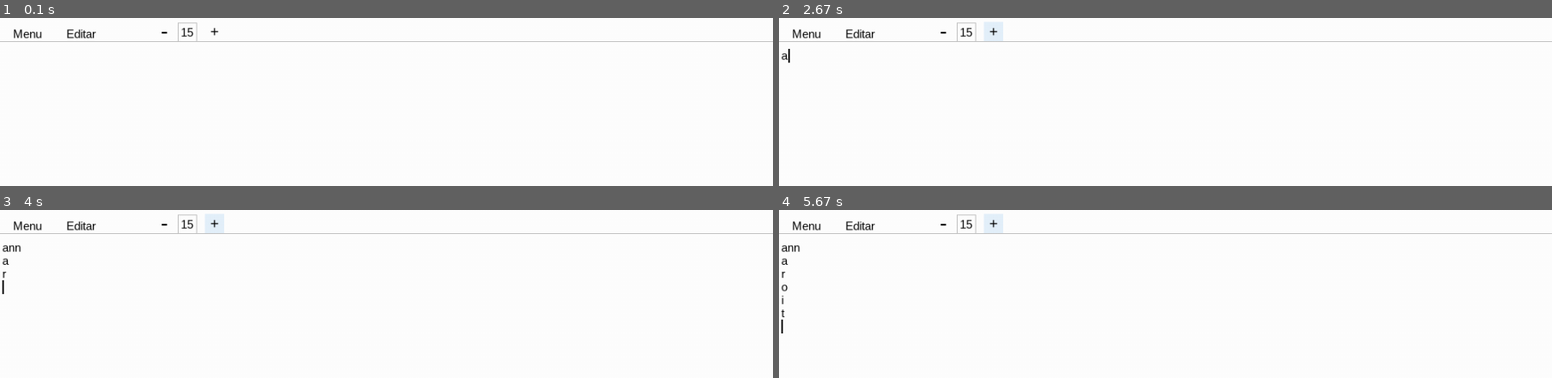
Above: before the commit, frames 1-4 (two rows, left to right).
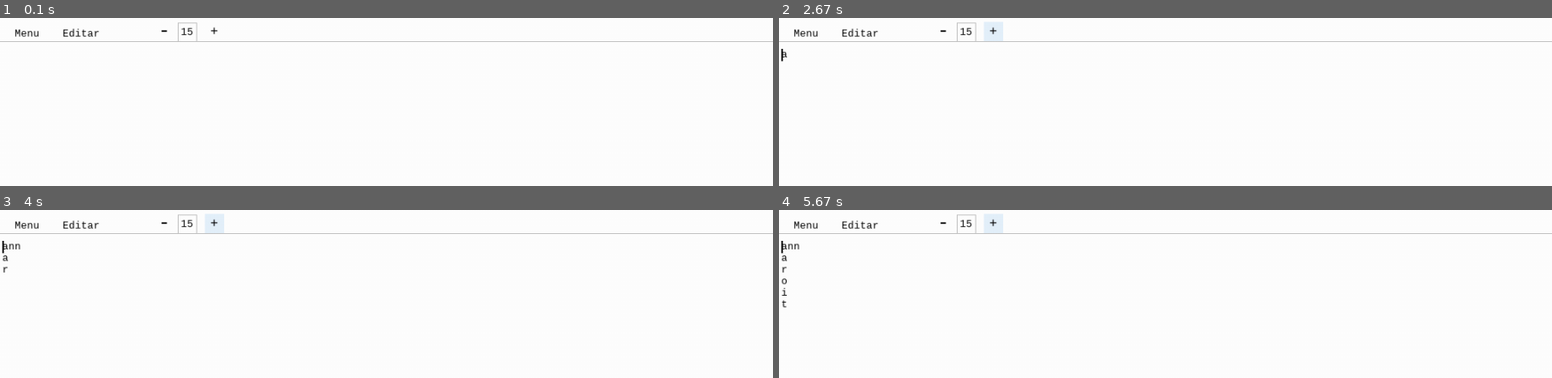
Above: after the commit, the same moments.

Repository: PedroGoulartbranco/Bloco-de-notas-pygame
Game: pygame game, started from main.py
Same seed, same stepped clock (60 frames per second), same inputs: the game is played once before the commit and once after it.
Inputs:
- Up to frame 1 (0.1 s): no input
- Up to frame 2 (2.67 s): hold Right 0.33-0.8 s; click "-" at 2.03 s; click "+" at 2.37 s; type "a" at 2.65 s
- Up to frame 3 (4 s): type "nn" at 2.75 s; tap Enter at 2.98, 3.35, 3.92 s; type "a" at 3.22 s; type "r" at 3.78 s
- Up to frame 4 (5.67 s): type "o" at 4.35 s; tap Enter at 4.48, 5.05, 5.62 s; type "i" at 4.92 s; type "t" at 5.48 s

The runs differ from the first frame. In frame 1, 0.4% of the frame differs, in the area x 1-29%, y 5-13%; in frame 2, 0.5%; in frame 3, 0.6%; in frame 4, 0.7%, in the area x 0-29%, y 5-74%.

Commit message:
fazendo o sistema de setas

Diff:
--- a/main.py
+++ b/main.py
@@ -23,10 +23,10 @@
 tamanho_fonte_texto = 15
 tamanho_fonte_aumentar_dominuir = 28
 
-fonte_menu = pygame.font.SysFont('arial', 15)
-fonte_texto = pygame.font.SysFont('arial', tamanho_fonte_texto)
-fonte_botao_menos_mais = pygame.font.SysFont('arial', tamanho_fonte_aumentar_dominuir)
-fonte_sinal_mais = pygame.font.SysFont('arial', 19) #O sinal de + é muito grande
+fonte_menu = pygame.font.SysFont('consolas', 15)
+fonte_texto = pygame.font.SysFont('consolas', tamanho_fonte_texto)
+fonte_botao_menos_mais = pygame.font.SysFont('consolas', tamanho_fonte_aumentar_dominuir)
+fonte_sinal_mais = pygame.font.SysFont('consolas', 19) #O sinal de + é muito grande
 
 linhas = [
     {"texto": ""}
@@ -47,6 +47,8 @@
 tempo_ultima_letra_modificada = 0
 tempo_botao_excluir_clicado = 0
 linha_vazia = False
+cursor_automatico = True
+numero_seta = 0
 
 tempo_que_letra_foi_solta = 0
 tempo_backspace_solto = 0
@@ -108,6 +110,18 @@
 
 def escrever(letra):
     linhas[linha_atual]["texto"] += letra
+
+def mexer_cursor(numero_seta, fonte, linha_atual, onde_digitar, y_distancia):
+    cima = 1073741906
+    baixo = 1073741905
+    direita = 1073741903
+    esquerda = 1073741904
+
+
+
+    if numero_seta == direita or numero_seta == esquerda:
+        cursor_y = y_distancia - fonte.get_height()
+        #cursor_x = (onde_digitar + largura_texto) -
 
 # loop principal
 rodando = True
@@ -132,6 +146,10 @@
                     letra = event.unicode
                 if event.key == pygame.K_BACKSPACE:
                     tempo_botao_excluir_clicado = pygame.time.get_ticks()
+                if event.key == pygame.K_UP or event.key == pygame.K_DOWN or event.key == pygame.K_LEFT or event.key == pygame.K_RIGHT:
+                    cursor_automatico = False
+                    numero_seta = event.key
+                    print(event.key)
                 #linhas[linha_atual]["texto"] += event.unicode
         if event.type == pygame.KEYUP:
             segurou = False
@@ -144,12 +162,12 @@
         if event.type == pygame.MOUSEBUTTONDOWN:
             if botao_texto_menos.collidepoint(posicao_mouse):
                 tamanho_fonte_texto -= 1
-                fonte_texto = pygame.font.SysFont('arial', tamanho_fonte_texto) #Atualiza a fonte
+                fonte_texto = pygame.font.SysFont('consolas', tamanho_fonte_texto) #Atualiza a fonte
             if botao_texto_fonte_mais.collidepoint(posicao_mouse):
                 tamanho_fonte_texto += 1
-                fonte_texto = pygame.font.SysFont('arial', tamanho_fonte_texto) #Atualiza a fonte
-
-    fonte_texto = pygame.font.SysFont('arial', tamanho_fonte_texto) #Atualiza a fonte
+                fonte_texto = pygame.font.SysFont('consolas', tamanho_fonte_texto) #Atualiza a fonte
+
+    fonte_texto = pygame.font.SysFont('consolas', tamanho_fonte_texto) #Atualiza a fonte
     posicao_mouse = pygame.mouse.get_pos()
 
     tela.fill("white")
@@ -212,9 +230,12 @@
         tela.blit(texto_surface, (onde_digitar.x, y_distancia))
         y_distancia += fonte_texto.get_height()
 
-    cursor_y = y_distancia - fonte_texto.get_height()
     largura_texto, altura_texto = fonte_texto.size(linhas[linha_atual]["texto"])
-    cursor_x = onde_digitar.x + largura_texto
+    if cursor_automatico:
+        cursor_y = y_distancia - fonte_texto.get_height()
+        cursor_x = onde_digitar.x + largura_texto
+    else:
+        pass
 
     if piscou == False:
         if tempo_atual - tempo_desligado >= tempo_piscada:
